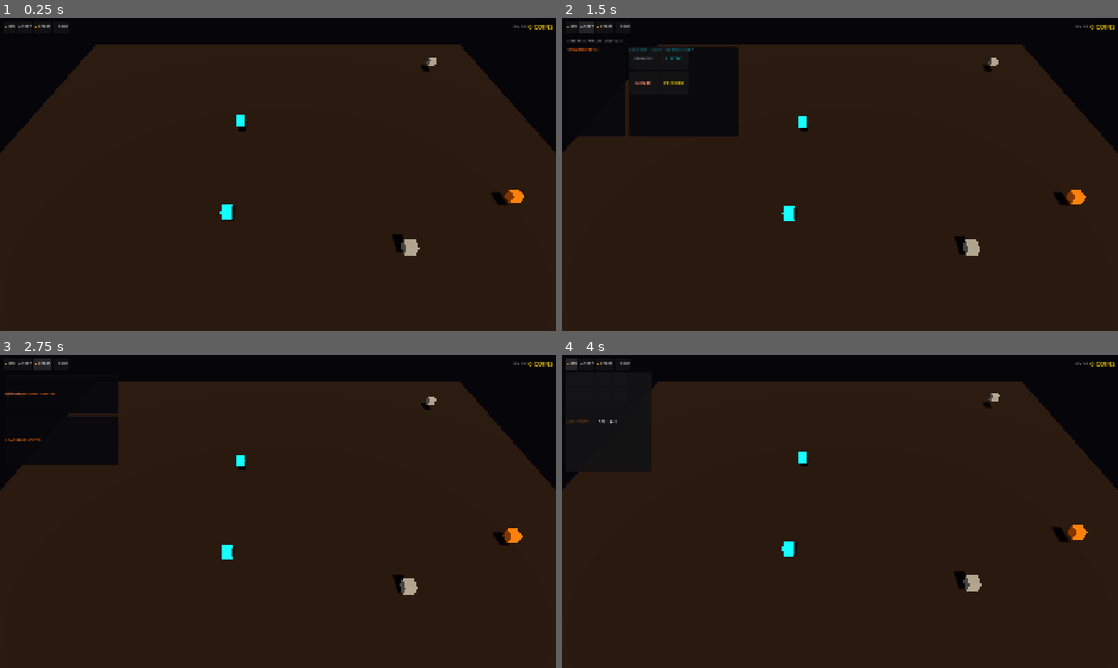
Above: before the commit, frames 1-4 (two rows, left to right).
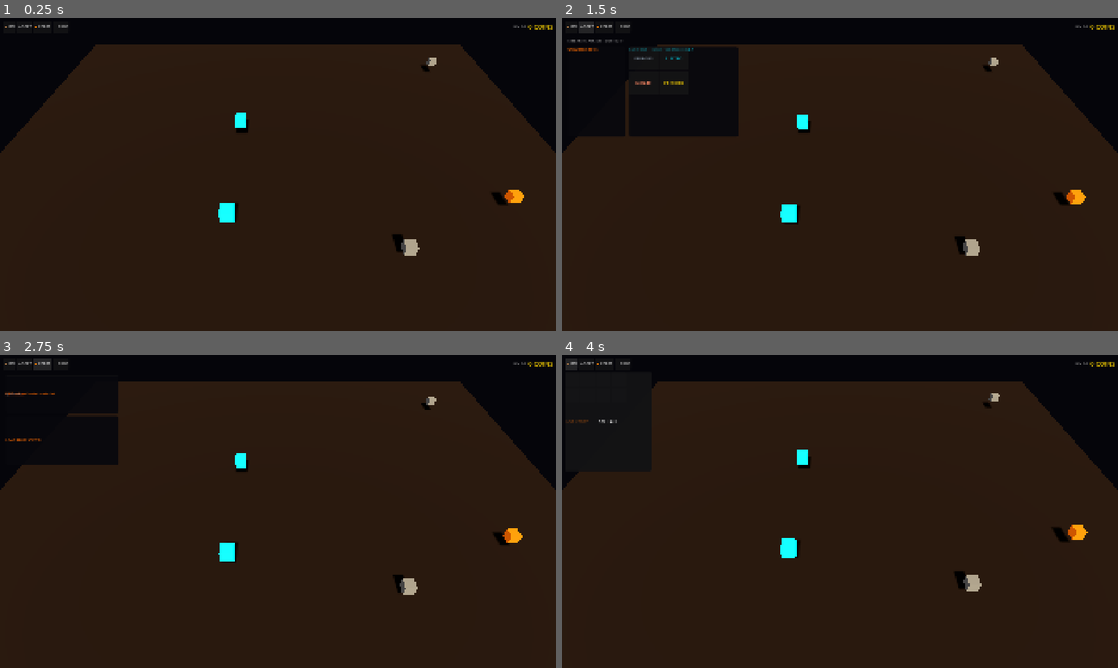
Above: after the commit, the same moments.

Repository: PrzemSas/scrap-scavenger
Game: Godot game, scene res://scenes/main/Main.tscn
Two runs of this game, one before a commit and one after it. Both use one fixed random seed, a clock stepped at 60 frames per second and the inputs below.
Inputs:
- Up to frame 1 (0.25 s): no input
- Up to frame 2 (1.5 s): click "📦 INV" at 0.5 s; click "♻ SORT" at 1.25 s
- Up to frame 3 (2.75 s): click "🔥 FORGE" at 2 s
- Up to frame 4 (4 s): click "🛒 SHOP" at 2.75 s; click "📦 INV" at 3.5 s

The runs differ from the first frame. In frame 1, 0.3% of the frame differs, in the area x 39-95%, y 30-66%; in frame 2, 0.3%; in frame 3, 0.3%; in frame 4, 0.3%, in the area x 39-95%, y 30-65%.

Commit message:
feat: Phase 2b — particles, coin popups, auto-collector, visual polish

Diff:
--- a/project.godot
+++ b/project.godot
@@ -1,21 +1,36 @@
 ; Engine configuration file.
+; It's best edited using the editor UI and not directly,
+; since the parameters that go here are not all obvious.
+;
+; Format:
+;   [section] ; section goes between []
+;   param=value ; assign values to parameters
+
 config_version=5
 
+[animation]
+
+compatibility/default_parent_skeleton_in_mesh_instance_3d=true
+
 [application]
+
 config/name="Scrap Scavenger"
 run/main_scene="res://scenes/main/Main.tscn"
-config/features=PackedStringArray("4.4", "GL Compatibility")
+config/features=PackedStringArray("4.6", "GL Compatibility")
 
 [autoload]
+
 GameManager="*res://scripts/autoload/GameManager.gd"
 SaveManager="*res://scripts/autoload/SaveManager.gd"
 
 [display]
+
 window/size/viewport_width=1920
 window/size/viewport_height=1080
 window/stretch/mode="canvas_items"
 window/stretch/aspect="expand"
 
 [rendering]
+
 renderer/rendering_method="gl_compatibility"
 renderer/rendering_method.mobile="gl_compatibility"
--- /dev/null
+++ b/scenes/effects/CoinPopup.tscn
@@ -0,0 +1,12 @@
+[gd_scene load_steps=2 format=3]
+
+[ext_resource type="Script" path="res://scripts/CoinPopup.gd" id="1"]
+
+[node name="CoinPopup" type="Label3D"]
+billboard = 1
+modulate = Color(1, 0.84, 0, 1)
+outline_modulate = Color(0, 0, 0, 1)
+text = "+1"
+font_size = 32
+outline_size = 4
+script = ExtResource("1")
--- /dev/null
+++ b/scenes/effects/CollectSparks.tscn
@@ -0,0 +1,33 @@
+[gd_scene load_steps=4 format=3]
+
+[sub_resource type="StandardMaterial3D" id="SparkMat_1"]
+transparency = 1
+shading_mode = 0
+albedo_color = Color(1, 0.42, 0, 1)
+emission_enabled = true
+emission = Color(1, 0.42, 0, 1)
+emission_energy_multiplier = 3.0
+billboard_mode = 3
+
+[sub_resource type="Curve" id="Curve_1"]
+_data = [Vector2(0, 1), 0.0, 0.0, 0, 0, Vector2(1, 0), 0.0, 0.0, 0, 0]
+point_count = 2
+
+[sub_resource type="CurveTexture" id="CurveTexture_1"]
+curve = SubResource("Curve_1")
+
+[node name="CollectSparks" type="CPUParticles3D"]
+emitting = false
+amount = 16
+lifetime = 0.5
+one_shot = true
+explosiveness = 1.0
+mesh = null
+direction = Vector3(0, 1, 0)
+spread = 60.0
+gravity = Vector3(0, -6, 0)
+initial_velocity_min = 3.0
+initial_velocity_max = 6.0
+scale_amount_min = 0.02
+scale_amount_max = 0.06
+color = Color(1, 0.42, 0, 1)
--- a/scenes/main/Main.tscn
+++ b/scenes/main/Main.tscn
@@ -1,7 +1,15 @@
-[gd_scene format=3 uid="uid://brsm8nrrnok3q"]
+[gd_scene load_steps=7 format=3]
 
-[ext_resource type="Script" uid="uid://dw5xpragiqh7i" path="res://scripts/SpawnManager.gd" id="1"]
+[ext_resource type="Script" path="res://scripts/SpawnManager.gd" id="1"]
 [ext_resource type="PackedScene" path="res://scenes/ui/HUD.tscn" id="2"]
+[ext_resource type="Script" path="res://scripts/AutoCollector.gd" id="3"]
+
+[sub_resource type="PlaneMesh" id="PlaneMesh_1"]
+size = Vector2(20, 20)
+
+[sub_resource type="StandardMaterial3D" id="StandardMaterial3D_1"]
+albedo_color = Color(0.176, 0.094, 0.063, 1)
+roughness = 0.9
 
 [sub_resource type="Environment" id="Environment_1"]
 background_mode = 1
@@ -10,35 +18,31 @@
 ambient_light_color = Color(0.15, 0.1, 0.05, 1)
 ambient_light_energy = 0.3
 
-[sub_resource type="PlaneMesh" id="PlaneMesh_1"]
-size = Vector2(20, 20)
+[node name="Main" type="Node3D"]
 
-[sub_resource type="StandardMaterial3D" id="StandardMaterial3D_1"]
-albedo_color = Color(0.176, 0.094, 0.063, 1)
-roughness = 0.9
-
-[node name="Main" type="Node3D" unique_id=311986363]
-
-[node name="Camera3D" type="Camera3D" parent="." unique_id=125606673]
+[node name="Camera3D" type="Camera3D" parent="."]
 transform = Transform3D(1, 0, 0, 0, 0.707107, 0.707107, 0, -0.707107, 0.707107, 0, 8, 8)
 fov = 50.0
 
-[node name="DirectionalLight3D" type="DirectionalLight3D" parent="." unique_id=616649151]
+[node name="DirectionalLight3D" type="DirectionalLight3D" parent="."]
 transform = Transform3D(1, 0, 0, 0, 0.707107, 0.707107, 0, -0.707107, 0.707107, 0, 10, 0)
 light_color = Color(1, 0.9, 0.7, 1)
 light_energy = 0.8
 shadow_enabled = true
 
-[node name="WorldEnvironment" type="WorldEnvironment" parent="." unique_id=1875134059]
+[node name="WorldEnvironment" type="WorldEnvironment" parent="."]
 environment = SubResource("Environment_1")
 
-[node name="Ground" type="MeshInstance3D" parent="." unique_id=1751700598]
+[node name="Ground" type="MeshInstance3D" parent="."]
 mesh = SubResource("PlaneMesh_1")
 surface_material_override/0 = SubResource("StandardMaterial3D_1")
 
-[node name="SpawnManager" type="Node3D" parent="." unique_id=1132381441]
+[node name="SpawnManager" type="Node3D" parent="."]
 script = ExtResource("1")
 
-[node name="CanvasLayer" type="CanvasLayer" parent="." unique_id=545988280]
+[node name="AutoCollector" type="Node3D" parent="."]
+script = ExtResource("3")
 
-[node name="HUD" parent="CanvasLayer" unique_id=1042599544 instance=ExtResource("2")]
+[node name="CanvasLayer" type="CanvasLayer" parent="."]
+
+[node name="HUD" parent="CanvasLayer" instance=ExtResource("2")]
--- /dev/null
+++ b/scripts/AutoCollector.gd
@@ -0,0 +1,31 @@
+extends Node3D
+
+var _timer: float = 0.0
+var collect_interval: float = 10.0  # seconds between auto-collects
+var active: bool = false
+
+func _ready() -> void:
+	GameManager.upgrade_purchased.connect(_check_unlock)
+	_check_unlock("")
+
+func _check_unlock(_id: String) -> void:
+	# Activate if click_power upgrade >= 2 (means player has some progress)
+	active = GameManager.upgrades.get("click_power", 0) >= 2
+
+func _process(delta: float) -> void:
+	if not active:
+		return
+	_timer += delta
+	if _timer >= collect_interval:
+		_timer = 0.0
+		_auto_collect()
+
+func _auto_collect() -> void:
+	if GameManager.inventory.size() >= GameManager.max_slots:
+		return
+	# Roll random scrap using SpawnManager logic
+	var spawn_mgr = get_parent().get_node_or_null("SpawnManager")
+	if spawn_mgr and spawn_mgr.has_method("_roll_scrap"):
+		var data = spawn_mgr._roll_scrap()
+		if GameManager.add_to_inventory(data):
+			GameManager.add_coins(data.get("value", 1))
--- /dev/null
+++ b/scripts/CoinPopup.gd
@@ -0,0 +1,16 @@
+extends Label3D
+
+var _timer: float = 0.0
+const DURATION: float = 0.8
+const RISE_SPEED: float = 3.0
+
+func setup(amount: int, color: Color) -> void:
+	text = "+%d" % amount
+	modulate = color
+
+func _process(delta: float) -> void:
+	_timer += delta
+	position.y += RISE_SPEED * delta
+	modulate.a = 1.0 - (_timer / DURATION)
+	if _timer >= DURATION:
+		queue_free()
--- a/scripts/ScrapItem.gd
+++ b/scripts/ScrapItem.gd
@@ -1,4 +1,7 @@
 extends Area3D
+
+const SPARKS_SCENE = preload("res://scenes/effects/CollectSparks.tscn")
+const POPUP_SCENE = preload("res://scenes/effects/CoinPopup.tscn")
 
 var scrap_data: Dictionary = {}
 var _bob_time: float = 0.0
@@ -19,20 +22,46 @@
 	mat.albedo_color = colors[rarity]
 	mat.emission_enabled = true
 	mat.emission = colors[rarity]
-	mat.emission_energy_multiplier = 0.5
+	mat.emission_energy_multiplier = 0.5 + rarity * 0.3
 	mesh.material_override = mat
+	# Scale rare items slightly bigger
+	if rarity >= 2:
+		mesh.scale = Vector3(1.3, 1.3, 1.3)
+	if rarity >= 3:
+		mesh.scale = Vector3(1.6, 1.6, 1.6)
 
 func _process(delta: float) -> void:
 	_bob_time += delta
 	position.y = _initial_y + 0.5 + sin(_bob_time * 2.0) * 0.1
+	# Legendary slow rotation
+	if scrap_data.get("rarity", 0) >= 3:
+		rotation.y += delta * 1.5
 
 func _on_input_event(_camera: Node, event: InputEvent, _position: Vector3, _normal: Vector3, _shape_idx: int) -> void:
 	if event is InputEventMouseButton and event.pressed and event.button_index == MOUSE_BUTTON_LEFT:
 		collect()
 
 func collect() -> void:
+	var value = scrap_data.get("value", 1) * GameManager.click_power
+	# Add to inventory
 	for i in GameManager.click_power:
 		if GameManager.inventory.size() < GameManager.max_slots:
 			GameManager.add_to_inventory(scrap_data.duplicate())
-	GameManager.add_coins(scrap_data.get("value", 1) * GameManager.click_power)
+	GameManager.add_coins(value)
+	# Spawn sparks
+	var sparks = SPARKS_SCENE.instantiate()
+	sparks.position = global_position
+	var rarity = scrap_data.get("rarity", 0)
+	var colors = [Color("#888888"), Color("#ff6a00"), Color("#00e5ff"), Color("#FFD700")]
+	sparks.color = colors[rarity]
+	sparks.emitting = true
+	get_tree().current_scene.add_child(sparks)
+	# Auto-remove sparks
+	get_tree().create_timer(1.0).timeout.connect(sparks.queue_free)
+	# Spawn coin popup
+	var popup = POPUP_SCENE.instantiate()
+	popup.position = global_position + Vector3(0, 1, 0)
+	popup.setup(value, colors[rarity])
+	get_tree().current_scene.add_child(popup)
+	# Remove self
 	queue_free()
